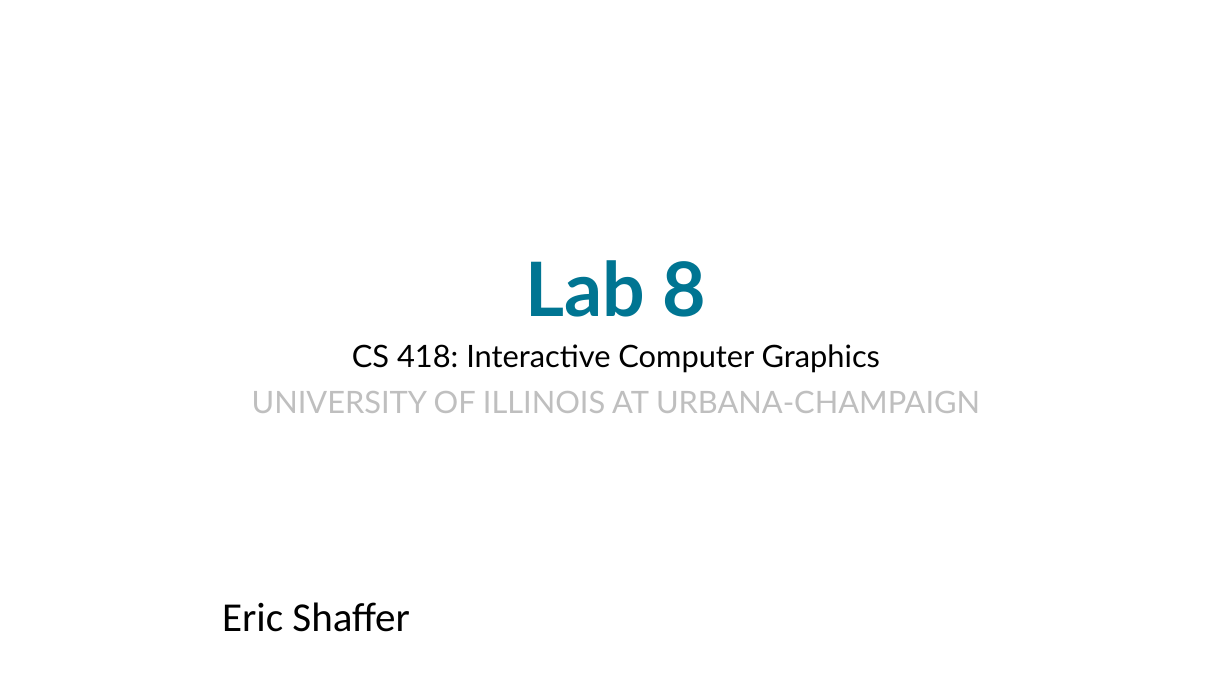
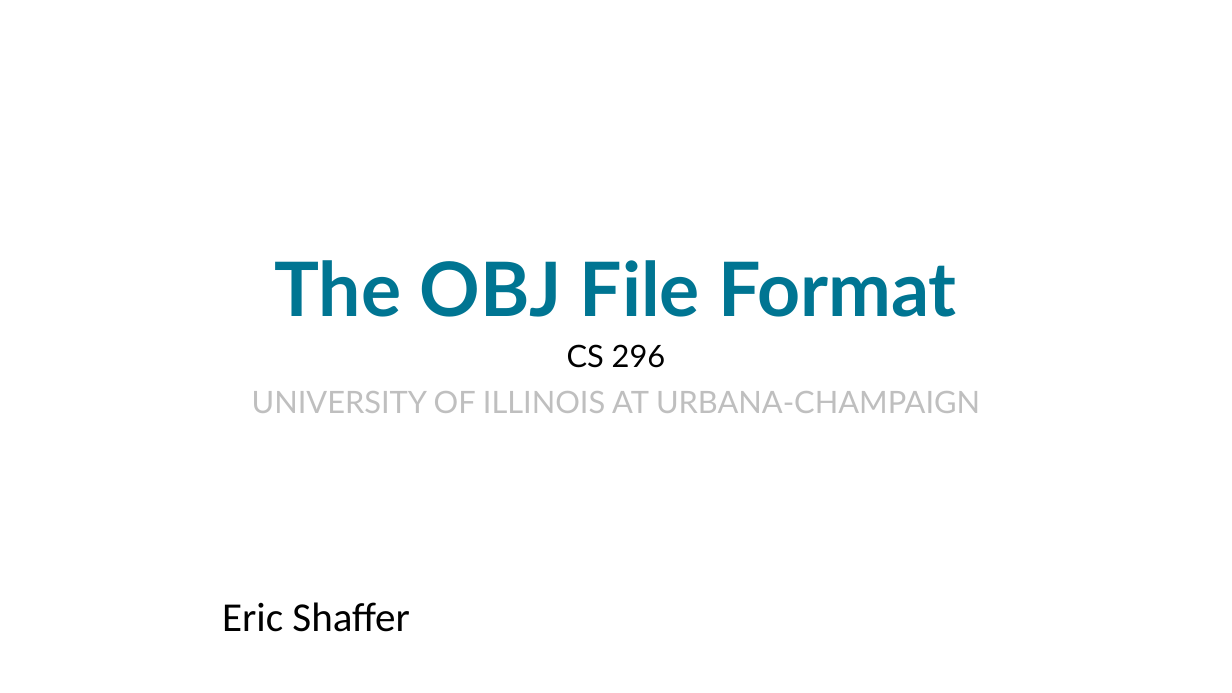
Before and after one commit to UIllinoisGraphics/CS296, a slide deck: slide 1 of Lectures/CS296-OBJ.pptx. Drawn at 1232x693 pixels with LibreOffice and Linux fonts; fonts in the diff are those of the drawing; background and template pictures are left out. Boxes give left, top, right and bottom in pixels: in the first picture for what was removed or moved away, otherwise in the second. Text is boxed around its words. In the diff, an @@ line names an element or a change of style, - is before the commit and + after.

```diff
--- a/Lectures/CS296-OBJ.pptx
+++ b/Lectures/CS296-OBJ.pptx
@@ text at (274,260,957,317): text changed @@
-Lab 8
+The OBJ File Format
@@ text at (567,344,666,368): text changed @@
-CS 418: Interactive Computer Graphics
+CS 296
```
Also in this commit, not shown: 2 other slides changed, 4 slides added, 11 slides removed.
